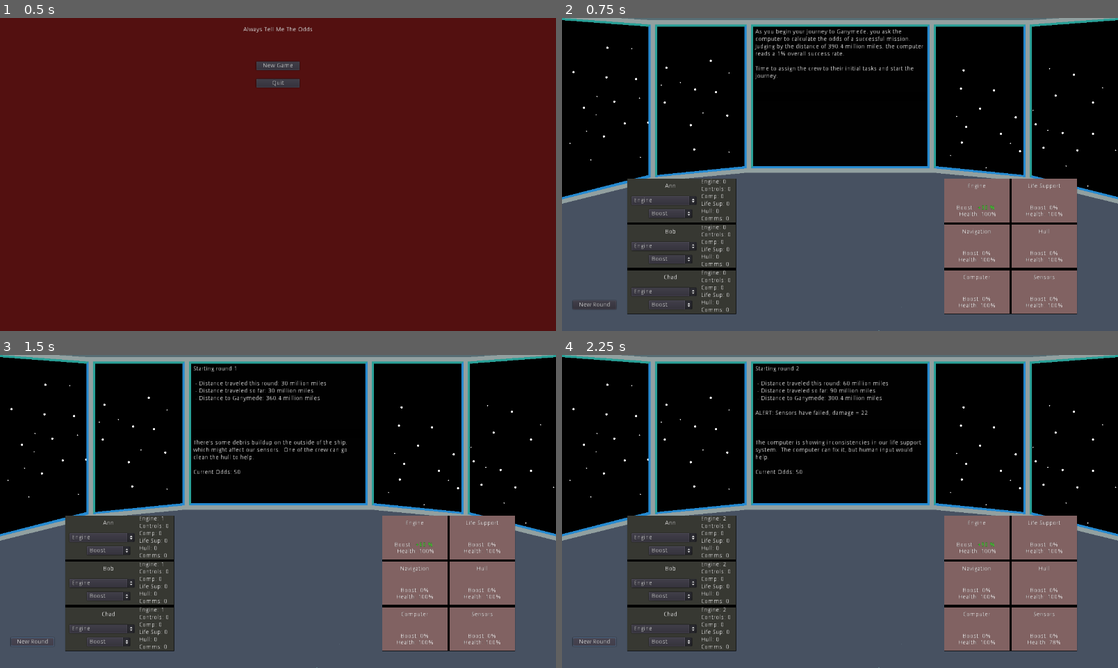
Above: before the commit, frames 1-4 (two rows, left to right).
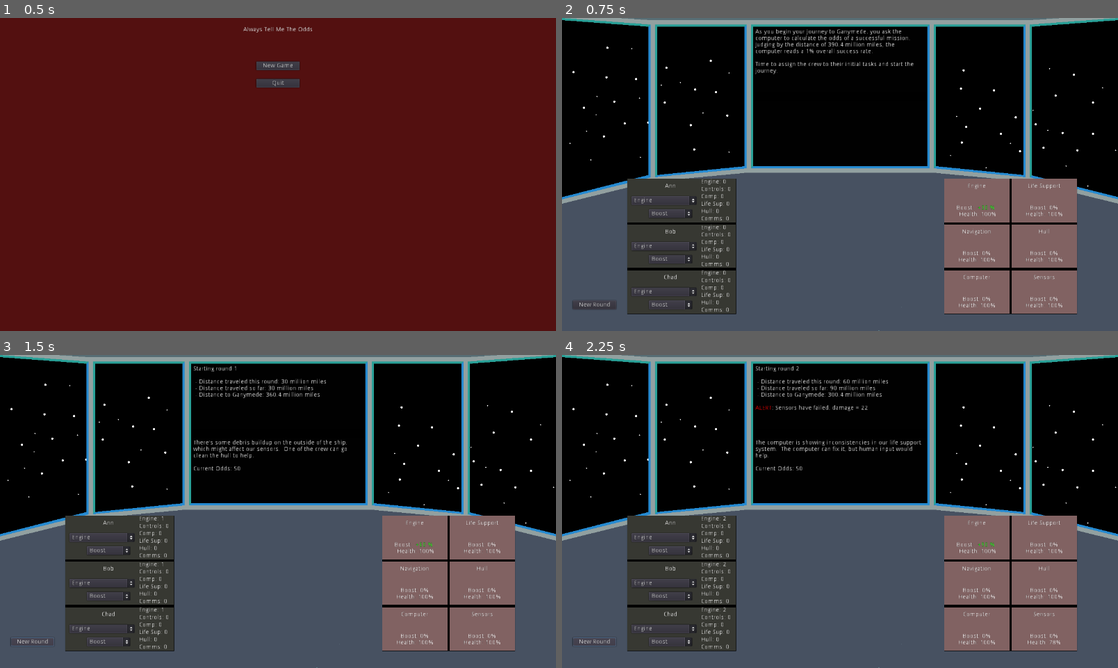
Above: after the commit, the same moments.

Repository: cparlette/alwaystellmetheodds
Game: Godot game, scene res://MainMenu.tscn
Two runs of this game, one before a commit and one after it. Both use one fixed random seed, a clock stepped at 60 frames per second and the inputs below.
Inputs:
- Up to frame 1 (0.5 s): no input
- Up to frame 2 (0.75 s): click "New Game" at 0.5 s
- Up to frame 3 (1.5 s): click "New Round" at 1.25 s
- Up to frame 4 (2.25 s): click "New Round" at 2 s

Frame 1 is identical in both runs. In frame 2, 1.0% of the frame differs, in the area x 34-65%, y 5-20%; in frame 3, 1.0%; in frame 4, 1.2%, in the area x 34-63%, y 7-38%.

Commit message:
Add some color to the output text

Diff:
--- a/Game.gd
+++ b/Game.gd
@@ -25,7 +25,7 @@
 	initialText += ", you ask the computer to calculate the odds of a successful mission.  Judging by the distance of " + str(globals.destinationTotalDistance)
 	initialText += " million miles, the computer reads a 1% overall success rate.\n\n"
 	initialText += "Time to assign the crew to their initial tasks and start the journey."
-	$NewRoundOutput/OutputText.text = initialText
+	$NewRoundOutput/OutputText.bbcode_text = initialText
 
 
 func _input(event):
@@ -49,12 +49,12 @@
 		newText += resolveEvent()
 	for module in $Modules.get_children():
 		if module.repair > 0 and module.health < 100:
-			newText += "REPAIR: Module "+module.moduleName+" has been repaired!\n"
+			newText += "[color=lime]REPAIR[/color]: Module "+module.moduleName+" has been repaired!\n"
 			module.health += module.repair
 			if module.health > 100:
 				module.health = 100
 		module.updateModuleUI()
-	$NewRoundOutput/OutputText.text = newText
+	$NewRoundOutput/OutputText.bbcode_text = newText
 	# Add xp to crew
 	for person in $Crew.get_children():
 		person.raiseXP(5)
@@ -82,7 +82,7 @@
 		# Damaged sensors reduces event output
 		var newEventText = ""
 		if $Modules/Sensors.health < 33:
-			newEventText += "ERROR: Event information unavailable due to damaged sensors!"
+			newEventText += "[color=red]ERROR[/color]: Event information unavailable due to damaged sensors!"
 		else:
 			newEventText += currentEvent['text'] + "\n\n"
 			currentEventOdds = currentEvent['startingOdds']
@@ -91,8 +91,8 @@
 			if $Modules/Sensors.health > 66:
 				newEventText += "Current Odds: " + str(currentEventOdds)
 			else:
-				newEventText += "WARNING: Current odds unavailable due to damaged sensors!"
-		$EventOutput/OutputText.text = newEventText
+				newEventText += "[color=yellow]WARNING[/color]: Current odds unavailable due to damaged sensors!"
+		$EventOutput/OutputText.bbcode_text = newEventText
 
 
 func gameOver():
--- a/Game.tscn
+++ b/Game.tscn
@@ -109,17 +109,14 @@
 "_edit_use_anchors_": false
 }
 
-[node name="OutputText" type="Label" parent="NewRoundOutput"]
+[node name="OutputText" type="RichTextLabel" parent="NewRoundOutput"]
 anchor_right = 1.0
 anchor_bottom = 1.0
 margin_left = 5.0
 margin_top = 5.0
 margin_right = -5.0
 margin_bottom = -5.0
-autowrap = true
-__meta__ = {
-"_edit_use_anchors_": false
-}
+bbcode_enabled = true
 
 [node name="EventOutput" type="Control" parent="."]
 margin_left = 440.0
@@ -138,15 +135,12 @@
 "_edit_use_anchors_": false
 }
 
-[node name="OutputText" type="Label" parent="EventOutput"]
+[node name="OutputText" type="RichTextLabel" parent="EventOutput"]
 anchor_right = 1.0
 anchor_bottom = 1.0
 margin_left = 5.0
 margin_top = 5.0
 margin_right = -5.0
 margin_bottom = -5.0
-autowrap = true
-__meta__ = {
-"_edit_use_anchors_": false
-}
+bbcode_enabled = true
 [connection signal="pressed" from="NewRoundButton" to="." method="_on_NewRoundButton_pressed"]
--- a/globals.gd
+++ b/globals.gd
@@ -50,36 +50,36 @@
 		"text": "Sir, we are approaching an asteroid belt.  Putting a crew member on navigation should help us avoid collisions.  If any of those rocks hit us, we're going to take some damage",
 		"helpingModule": MODULE_TYPE.NAVIGATION,
 		"startingOdds": 50,
-		"failure": {"moduleId": MODULE_TYPE.HULL, "failText": "ALERT: Asteroids strike the hull, damage = "}
+		"failure": {"moduleId": MODULE_TYPE.HULL, "failText": "[color=red]ALERT[/color]: Asteroids strike the hull, damage = "}
 	},
 	1: {
 		"text": "The computer is showing inconsistencies in our life support system.  The computer can fix it, but human input would help.",
 		"helpingModule": MODULE_TYPE.COMPUTER,
 		"startingOdds": 50,
-		"failure": {"moduleId": MODULE_TYPE.LIFE_SUPPORT, "failText": "ALERT: Life Support system failure, damage = "}
+		"failure": {"moduleId": MODULE_TYPE.LIFE_SUPPORT, "failText": "[color=red]ALERT[/color]: Life Support system failure, damage = "}
 	},
 	2: {
 		"text": "There's some debris buildup on the outside of the ship, which might affect our sensors.  One of the crew can go clean the hull to help.",
 		"helpingModule": MODULE_TYPE.HULL,
 		"startingOdds": 50,
-		"failure": {"moduleId": MODULE_TYPE.SENSORS, "failText": "ALERT: Sensors have failed, damage = "}
+		"failure": {"moduleId": MODULE_TYPE.SENSORS, "failText": "[color=red]ALERT[/color]: Sensors have failed, damage = "}
 	},
 	3: {
 		"text": "We're seeing some potential anomalies in the nav system.  More engine power can help recalibrate the bearings.",
 		"helpingModule": MODULE_TYPE.ENGINE,
 		"startingOdds": 50,
-		"failure": {"moduleId": MODULE_TYPE.NAVIGATION, "failText": "ALERT: Damage to the navigation module, damage = "}
+		"failure": {"moduleId": MODULE_TYPE.NAVIGATION, "failText": "[color=red]ALERT[/color]: Damage to the navigation module, damage = "}
 	},
 	4: {
 		"text": "The engine is overheating and leaking CO2.  Additional life support can help counteract the potential damage to the engine.",
 		"helpingModule": MODULE_TYPE.LIFE_SUPPORT,
 		"startingOdds": 50,
-		"failure": {"moduleId": MODULE_TYPE.ENGINE, "failText": "ALERT: Engine power decreased, damage = "}
+		"failure": {"moduleId": MODULE_TYPE.ENGINE, "failText": "[color=red]ALERT[/color]: Engine power decreased, damage = "}
 	},
 	5: {
 		"text": "Our computers are reporting a potential malfunction.  A crewmember can help find the root cause using the sensors.",
 		"helpingModule": MODULE_TYPE.SENSORS,
 		"startingOdds": 50,
-		"failure": {"moduleId": MODULE_TYPE.COMPUTER, "failText": "ALERT: Computer system failure, damage = "}
+		"failure": {"moduleId": MODULE_TYPE.COMPUTER, "failText": "[color=red]ALERT[/color]: Computer system failure, damage = "}
 	},
 }
